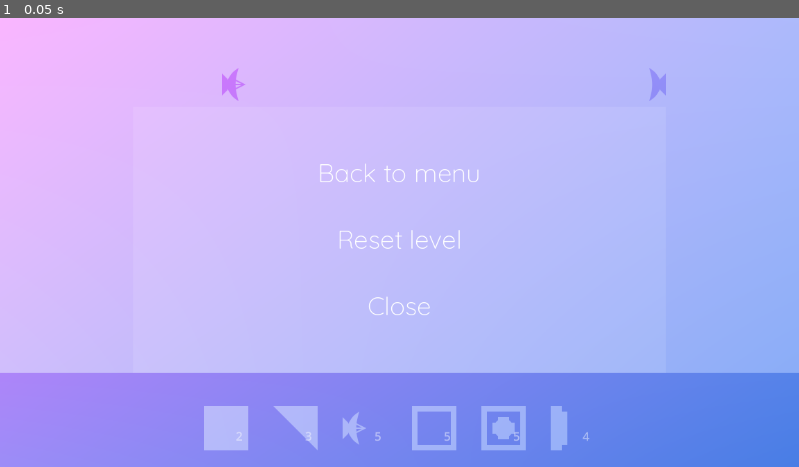
Above: before the commit, frame 1.
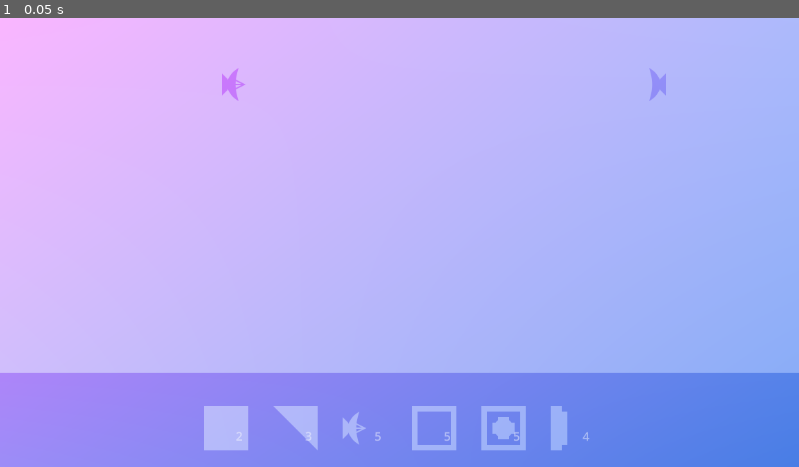
Above: after the commit, the same moment.

Repository: Username4D/signal_quest
Game: Godot game, scene res://scenes/gameplay.tscn
Two runs of this game, one before a commit and one after it. Both use one fixed random seed, a clock stepped at 60 frames per second and the inputs below. This scene is started directly instead of the project's main scene.
Inputs:
- Up to frame 1 (0.05 s): no input

The runs differ from the first frame. In frame 1, 0.4% of the frame differs, in the area x 40-60%, y 32-67%.

Commit message:
small change to signal emitter audio, added functionality to pause menu, added pause menu to gameplay scene

Diff:
--- a/project.godot
+++ b/project.godot
@@ -51,6 +51,12 @@
 "events": [Object(InputEventKey,"resource_local_to_scene":false,"resource_name":"","device":-1,"window_id":0,"alt_press …(192 unchanged characters)…
 ]
 }
+esc={
+"deadzone": 0.2,
+"events": [Object(InputEventKey,"resource_local_to_scene":false,"resource_name":"","device":-1,"window_id":0,"alt_pressed":false,"shift_pressed":false,"ctrl_pressed":false,"meta_pressed":false,"pressed":false,"keycode":0,"physical_keycode":4194305,"key_label":0,"unicode":0,"location":0,"echo":false,"script":null)
+, Object(InputEventKey,"resource_local_to_scene":false,"resource_name":"","device":-1,"window_id":0,"alt_pressed":false,"shift_pressed":false,"ctrl_pressed":false,"meta_pressed":false,"pressed":false,"keycode":0,"physical_keycode":4194306,"key_label":0,"unicode":0,"location":0,"echo":false,"script":null)
+]
+}
 
 [rendering]
 
--- a/scenes/gameplay.tscn
+++ b/scenes/gameplay.tscn
@@ -1,10 +1,13 @@
-[gd_scene load_steps=3 format=3 uid="uid://bvemuy8jfgxbl"]
+[gd_scene load_steps=4 format=3 uid="uid://bvemuy8jfgxbl"]
 
 [ext_resource type="PackedScene" uid="uid://dtrnsgpe5umma" path="res://scenes/level.tscn" id="1_00tan"]
+[ext_resource type="Script" uid="uid://dq4bwkyeh1xs2" path="res://scripts/gameplay.gd" id="1_l1v76"]
 [ext_resource type="PackedScene" uid="uid://cqlxc6huf60vd" path="res://scenes/pause_menu.tscn" id="2_l1v76"]
 
 [node name="gameplay" type="Node2D"]
+script = ExtResource("1_l1v76")
 
 [node name="level" parent="." instance=ExtResource("1_00tan")]
 
 [node name="pause_menu" parent="." instance=ExtResource("2_l1v76")]
+visible = false
--- a/scenes/pause_menu.tscn
+++ b/scenes/pause_menu.tscn
@@ -1,5 +1,6 @@
-[gd_scene load_steps=8 format=3 uid="uid://cqlxc6huf60vd"]
+[gd_scene load_steps=9 format=3 uid="uid://cqlxc6huf60vd"]
 
+[ext_resource type="Script" uid="uid://biskdeja0je5q" path="res://scripts/pause_menu.gd" id="1_myx47"]
 [ext_resource type="FontFile" uid="uid://14dupcwgowyv" path="res://assets/Quicksand-VariableFont_wght.ttf" id="1_n87rw"]
 
 [sub_resource type="FontVariation" id="FontVariation_myx47"]
@@ -23,6 +24,7 @@
 offset_right = 960.0
 offset_bottom = 512.0
 color = Color(1, 1, 1, 0.09803922)
+script = ExtResource("1_myx47")
 
 [node name="ColorRect" type="ColorRect" parent="."]
 z_index = -1
@@ -92,3 +94,7 @@
 theme_override_styles/hover_pressed = SubResource("StyleBoxEmpty_v4r4p")
 theme_override_styles/focus = SubResource("StyleBoxEmpty_1s2dm")
 text = "Close"
+
+[connection signal="pressed" from="back" to="." method="_on_back_pressed"]
+[connection signal="pressed" from="reset" to="." method="_on_reset_pressed"]
+[connection signal="pressed" from="close" to="." method="_on_close_pressed"]
--- /dev/null
+++ b/scripts/gameplay.gd
@@ -0,0 +1,10 @@
+extends Node2D
+
+func _input(event: InputEvent) -> void:
+	if Input.is_action_just_pressed("esc"):
+		$pause_menu.visible = not $pause_menu.visible
+
+func reset():
+	pass
+func back():
+	pass
--- /dev/null
+++ b/scripts/pause_menu.gd
@@ -0,0 +1,10 @@
+extends ColorRect
+
+func _on_close_pressed() -> void:
+	self.visible = false
+
+func _on_reset_pressed() -> void:
+	self.get_parent().reset()
+
+func _on_back_pressed() -> void:
+	self.get_parent().back()
--- a/scripts/signal_emitter.gd
+++ b/scripts/signal_emitter.gd
@@ -5,16 +5,18 @@
 
 
 func press():
-	audio_handler.request("start", self)
+
 	if passive:
+		audio_handler.request("button", self)
 		var signal_obj = signal_scene.instantiate()
 		signal_obj.position = self.global_position
 		signal_obj.rotation_virtual = self.rotation_degrees
 		self.get_parent().get_parent().get_node("signals").add_child(signal_obj)
 
 func start():
-	audio_handler.request("start", self)
+
 	if not passive:
+		audio_handler.request("button", self)
 		var signal_obj = signal_scene.instantiate()
 		signal_obj.position = self.global_position
 		signal_obj.rotation_virtual = self.rotation_degrees
Not shown, added: scripts/gameplay.gd.uid
Not shown, added: scripts/pause_menu.gd.uid
